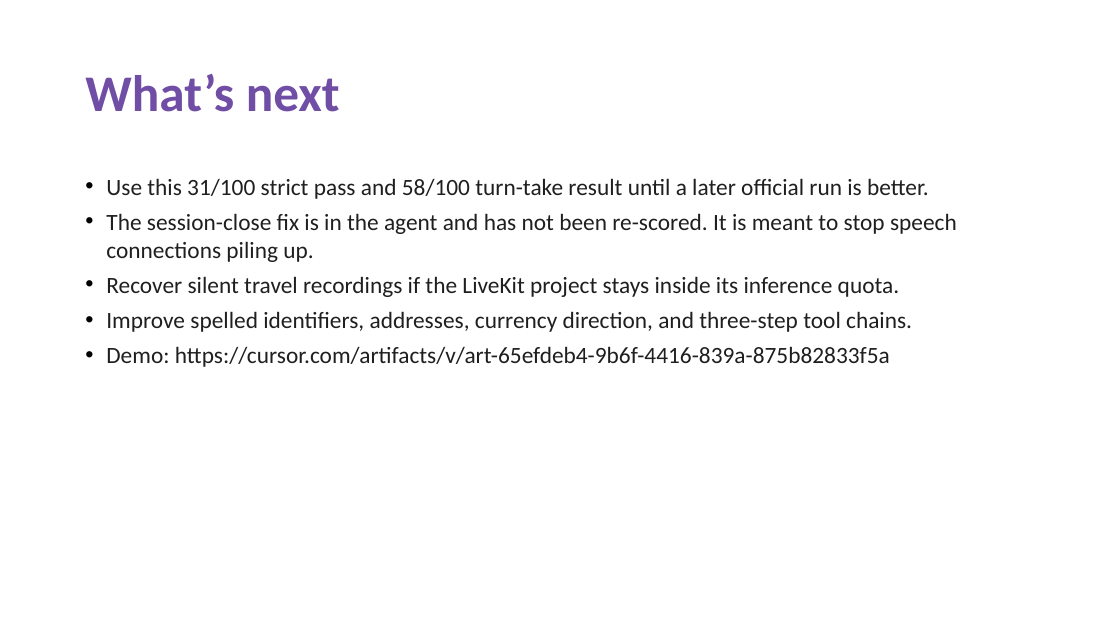
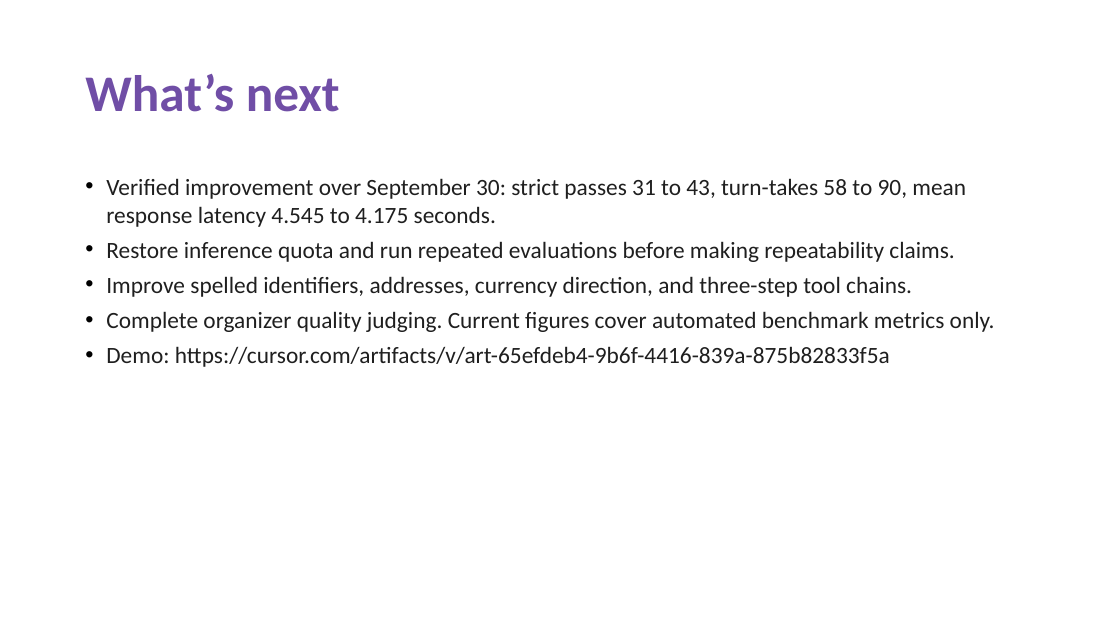
Before and after one commit to AdityaVKochar/Interra, a slide deck: slide 9 of docs/Interra_Theme05.pptx. Drawn at 1120x630 pixels with LibreOffice and Linux fonts; fonts in the diff are those of the drawing. Boxes give left, top, right and bottom in pixels: in the first picture for what was removed or moved away, otherwise in the second. Text is boxed around its words. In the diff, an @@ line names an element or a change of style, - is before the commit and + after.

Commit message:
Use twelve-slide presentation with latest benchmark results

```diff
--- a/docs/Interra_Theme05.pptx
+++ b/docs/Interra_Theme05.pptx
@@ text at box(106, 178, 966, 262): text changed @@
-• Use this 31/100 strict pass and 58/100 turn-take result until a later official run is better.
-• The session-close fix is in the agent and has not been re-scored. It is meant to stop speech connections piling up.
-• Recover silent travel recordings if the LiveKit project stays inside its inference quota.
+• Verified improvement over September 30: strict passes 31 to 43, turn-takes 58 to 90, mean response latency 4.545 to 4.175 seconds.
+• Restore inference quota and run repeated evaluations before making repeatability claims.
@@ text at box(106, 311, 995, 332): paragraph added @@
+• Complete organizer quality judging. Current figures cover automated benchmark metrics only.
```
Also in this commit, not shown: 1 other slide changed, 11 other files.
